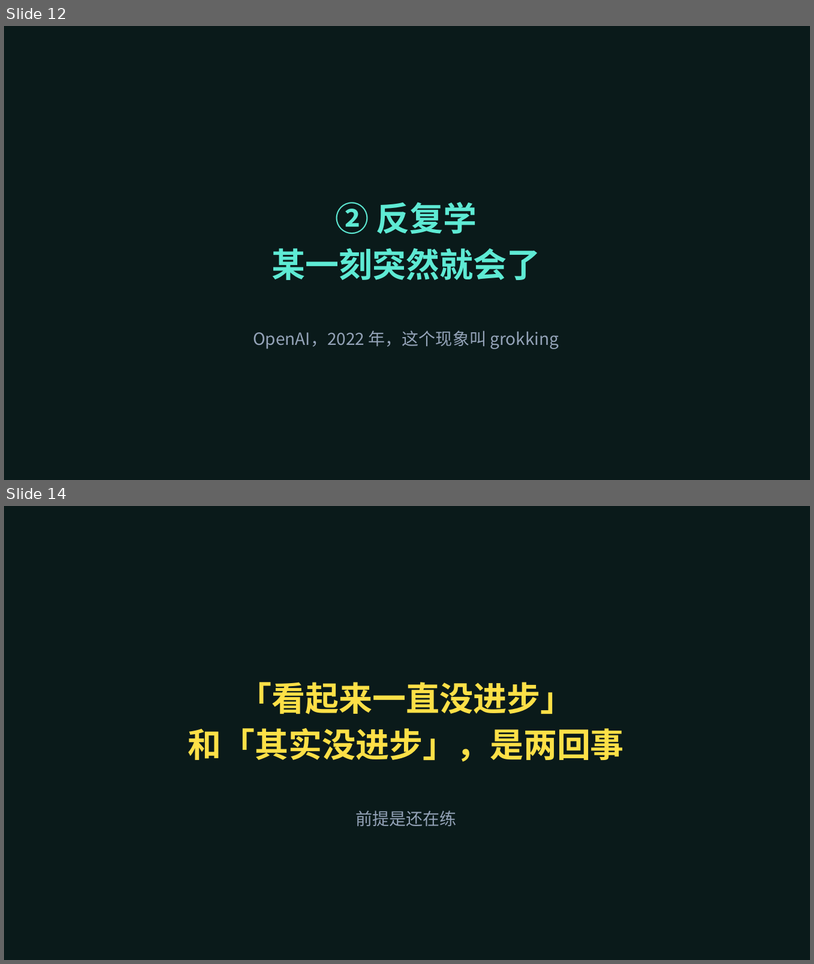
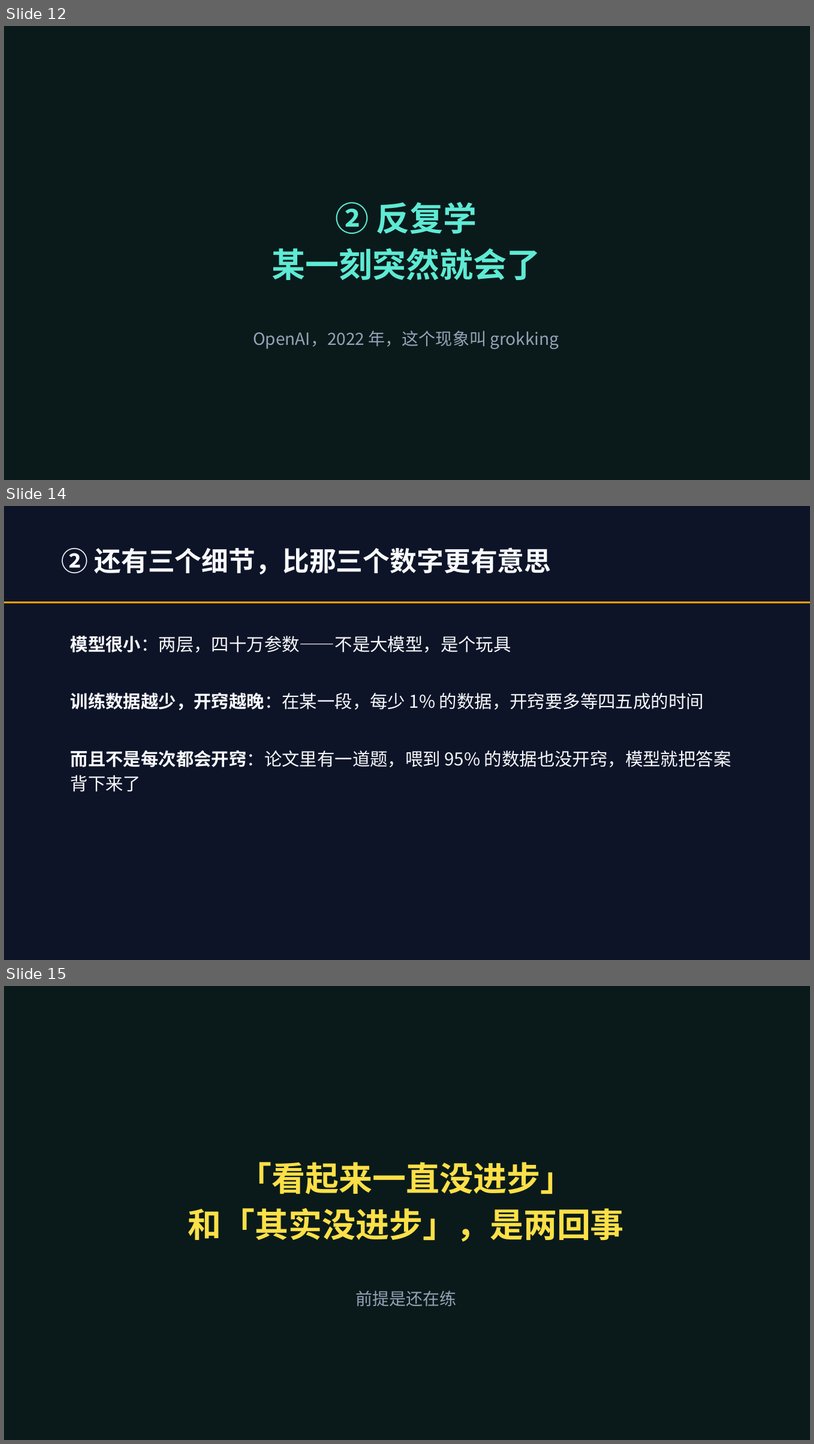
Before and after one commit to lmxxf/ai-theorys-study, a slide deck: wechat/curriculum/智能通识课.pptx. Shown one above the other, each under a label of ours: slides 12 and 14 before the commit, slides 12, 14 and 15 after it; the slides between them are not shown. The pictures are 814x964 and 814x1444 pixels, drawn with LibreOffice and Linux fonts; fonts in the diff are those of the drawing. Boxes give left, top, right and bottom in pixels: in the first picture for what was removed or moved away, otherwise in the second. Text is boxed around its words. In the diff, an @@ line names an element or a change of style, - is before the commit and + after.

```diff
--- a/wechat/curriculum/智能通识课.pptx
+++ b/wechat/curriculum/智能通识课.pptx
@@ slide 14 added at (4, 506, 810, 960), background #0E1428 @@
@@ text added at (62, 547, 552, 574), 32 pt, text #F8FAFC, bold @@
+② 还有三个细节，比那三个数字更有意思
@@ rectangle added at (4, 601, 810, 603), fill #F59E0B @@
@@ text added at (71, 636, 512, 652), 21 pt, text #F8FAFC @@
+模型很小：两层，四十万参数——不是大模型，是个玩具
@@ text added at (71, 693, 704, 710), 21 pt, text #F8FAFC @@
+训练数据越少，开窍越晚：在某一段，每少 1% 的数据，开窍要多等四五成的时间
@@ text added at (71, 750, 732, 792), 21 pt, text #F8FAFC @@
+而且不是每次都会开窍：论文里有一道题，喂到 95% 的数据也没开窍，模型就把答案背下来了
@@ what was slide 14 is now slide 15 @@
```
Also in this commit, not shown: 2 slides changed, 2 other files.
